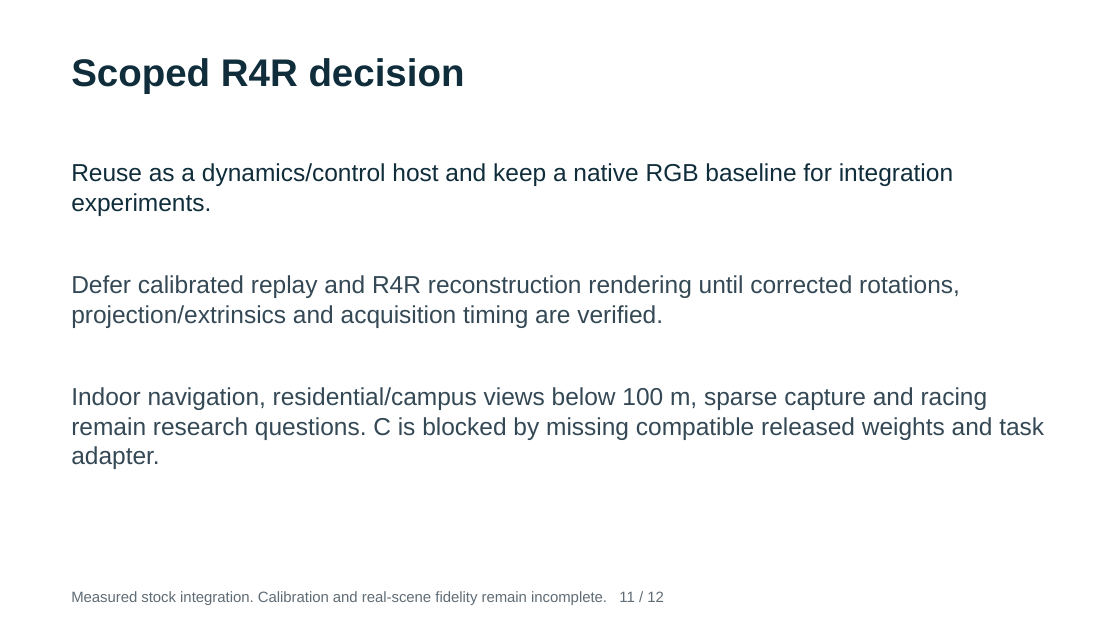
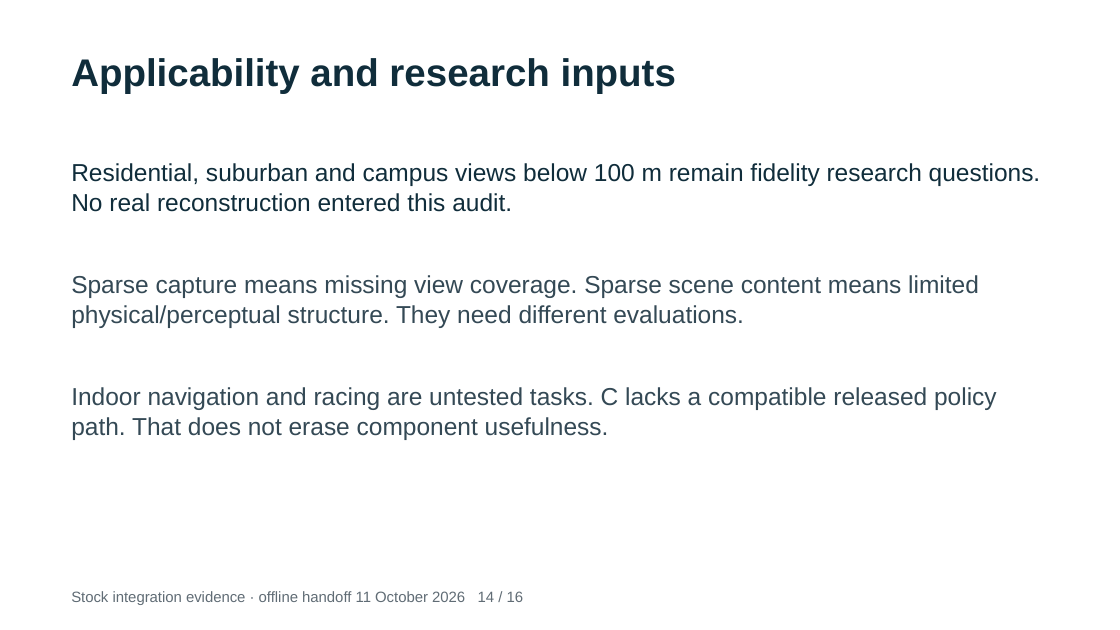
Before and after one commit to WorldExplored/R4R-Sims, a slide deck: slide 14 of results/rflysim/eval-20261010T215531Z/rflysim-evaluation.pptx (slide 11 before the commit). Drawn at 1120x630 pixels with LibreOffice and Linux fonts; fonts in the diff are those of the drawing. Boxes give left, top, right and bottom in pixels: in the first picture for what was removed or moved away, otherwise in the second. Text is boxed around its words. In the diff, an @@ line names an element or a change of style, - is before the commit and + after.

Commit message:
Complete RflySim component handoff and playable evidence

```diff
--- a/results/rflysim/eval-20261010T215531Z/rflysim-evaluation.pptx
+++ b/results/rflysim/eval-20261010T215531Z/rflysim-evaluation.pptx
@@ text at [71,58,676,94]: text changed @@
-Scoped R4R decision
+Applicability and research inputs
@@ text at [71,163,1041,212]: text changed @@
-Reuse as a dynamics/control host and keep a native RGB baseline for integration experiments.
+Residential, suburban and campus views below 100 m remain fidelity research questions. No real reconstruction entered this audit.
@@ text at [71,275,979,328]: text changed @@
-Defer calibrated replay and R4R reconstruction rendering until corrected rotations, projection/extrinsics and acquisition timing are verified.
+Sparse capture means missing view coverage. Sparse scene content means limited physical/perceptual structure. They need different evaluations.
@@ text at [71,387,997,440]: text changed @@
-Indoor navigation, residential/campus views below 100 m, sparse capture and racing remain research questions. C is blocked by missing compatible released weights and task adapter.
+Indoor navigation and racing are untested tasks. C lacks a compatible released policy path. That does not erase component usefulness.
@@ text at [71,591,524,605]: text changed @@
-Measured stock integration. Calibration and real-scene fidelity remain incomplete. 11 / 12
+Stock integration evidence · offline handoff 11 October 2026 14 / 16
```
Also in this commit, not shown: 7 other slides changed, 8 slides added, 4 slides removed, 48 other files.
